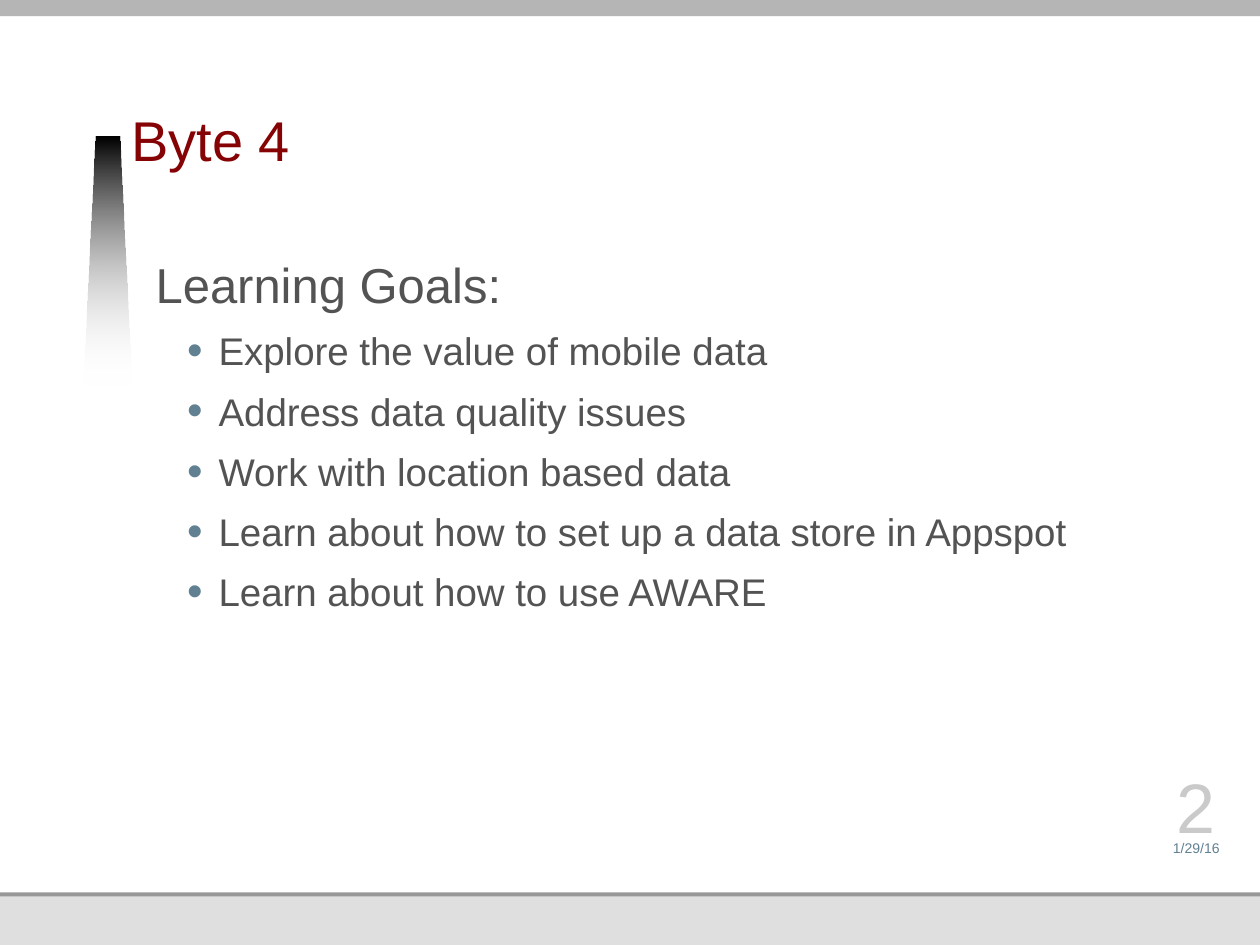
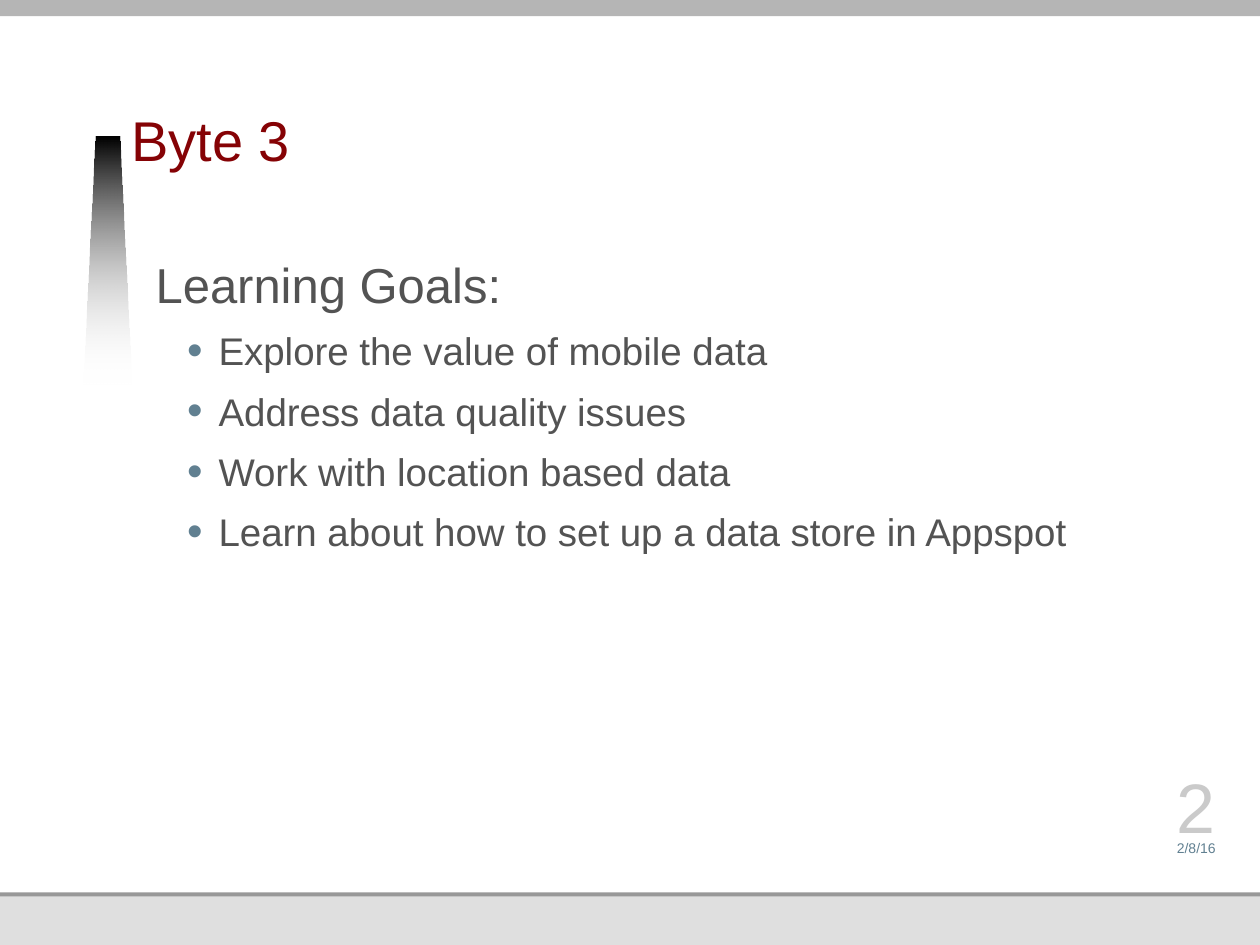
Before and after one commit to jmankoff/data, a slide deck: slide 2 of Lectures/Byte 3.pptx. Drawn at 1260x945 pixels with LibreOffice and Linux fonts; fonts in the diff are those of the drawing; background and template pictures are left out. Boxes give left, top, right and bottom in pixels: in the first picture for what was removed or moved away, otherwise in the second. Text is boxed around its words. In the diff, an @@ line names an element or a change of style, - is before the commit and + after.

```diff
--- a/Lectures/Byte 3.pptx
+++ b/Lectures/Byte 3.pptx
@@ title at [131, 122, 290, 172]: text changed @@
-Byte 4
+Byte 3
@@ text at [219, 578, 766, 607]: paragraph removed @@
-  • Learn about how to use AWARE
@@ text at [1177, 843, 1216, 853]: text changed @@
-1/29/16
+2/8/16
```
Also in this commit, not shown: 10 other slides changed, 9 slides added, 11 slides removed, 24 other files.
